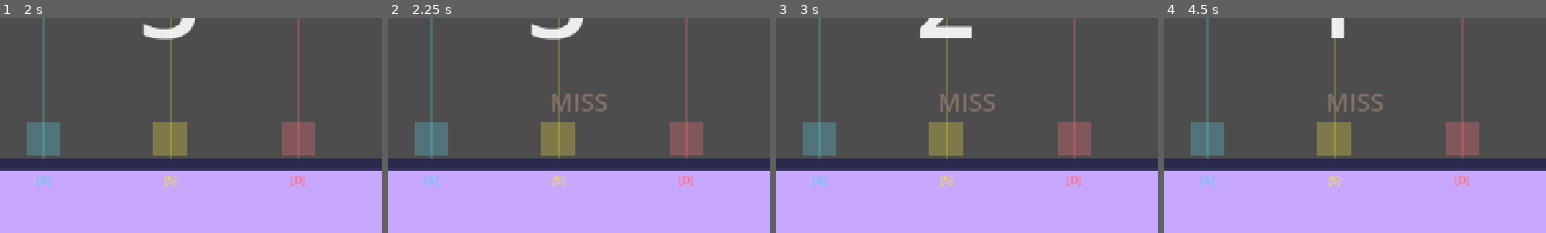
Above: before the commit, frames 1-4 (left to right).
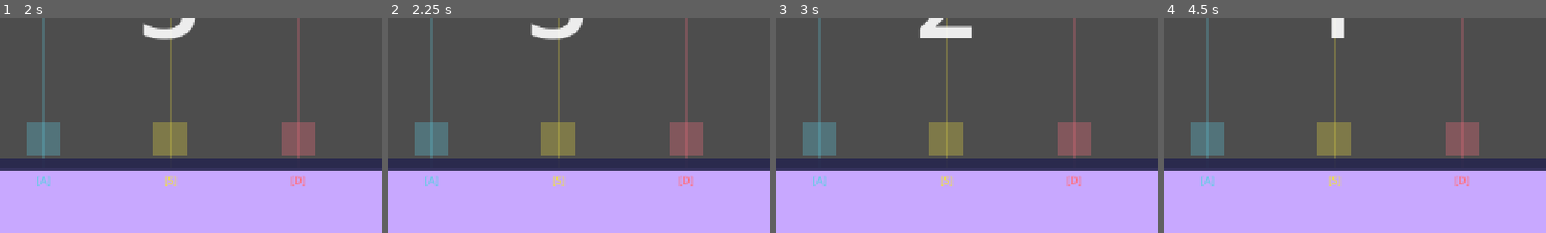
Above: after the commit, the same moments.

Repository: Maxx-bl/maxiflop
Game: Godot game, scene res://scenes/MainMenu.tscn
Two runs of this game, one before a commit and one after it. Both use one fixed random seed, a clock stepped at 60 frames per second and the inputs below.
Inputs:
- Up to frame 1 (2 s): tap Enter at 0.5 s; hold D 0.53-1.25 s; click "Play" at 1.25 s
- Up to frame 2 (2.25 s): tap Space at 2 s; hold S from 2.03 s (still down)
- Up to frame 3 (3 s): release S at 2.78 s; hold D from 2.78 s (still down)
- Up to frame 4 (4.5 s): tap Enter at 4.25 s; release D at 4.28 s; hold A from 4.28 s (still down)
The pictures show only the part of the screen within x 11-61%, y 50-100%; the shares and areas given below are measured in that part.

Frame 1 is identical in both runs. In frame 2, 0.5% of the frame differs, in the area x 43-58%, y 35-44%; in frame 3, 0.5%; in frame 4, 0.5%.

Commit message:
click window fixed

Diff:
--- a/maxiflop-src/scripts/GameManager.gd
+++ b/maxiflop-src/scripts/GameManager.gd
@@ -11,7 +11,7 @@
 const SCORE_BAD := 50
 const SCORE_MISS := 0
 
-const WINDOW_PERFECT := 0.08
+const WINDOW_PERFECT := 0.05
 const WINDOW_GOOD := 0.15
 const WINDOW_BAD := 0.25
 
--- a/maxiflop-src/scripts/GameScreen.gd
+++ b/maxiflop-src/scripts/GameScreen.gd
@@ -13,7 +13,7 @@
 @onready var count_down: Label = $HUD/CountdownLabel
 @onready var result_panel: Control = $HUD/ResultPanel
 
-@export var song_duration: float = 10.0
+@export var song_duration: float = 30.0
 
 var countdown_time: float = 3.0
 var is_counting_down: bool = true
@@ -89,16 +89,16 @@
 
 	match result:
 		"PERFECT":
-			feedback_label.text = "✦ PERFECT ✦"
+			feedback_label.text = "PERFECT !!"
 			feedback_label.modulate = Color("#84FFC9")
 		"GOOD":
-			feedback_label.text = "GOOD"
+			feedback_label.text = "GOOD :)"
 			feedback_label.modulate = Color("#AAB2FF")
 		"BAD":
-			feedback_label.text = "BAD"
+			feedback_label.text = "BAD :/"
 			feedback_label.modulate = Color("#F0E040")
 		"MISS":
-			feedback_label.text = "MISS"
+			feedback_label.text = "MISS :("
 			feedback_label.modulate = Color("#FF7081")
 
 	var tween := create_tween()
@@ -118,15 +118,8 @@
 func _unhandled_key_input(event: InputEvent) -> void:
 	if not event.pressed:
 		return
-	match event.keycode:
-		KEY_A:
-			hit_zone.press_button(0)
-		KEY_S:
-			hit_zone.press_button(1)
-		KEY_D:
-			hit_zone.press_button(2)
-		KEY_ESCAPE:
-			get_tree().change_scene_to_file("res://scenes/MainMenu.tscn")
+	if event.keycode == KEY_ESCAPE:
+		get_tree().change_scene_to_file("res://scenes/MainMenu.tscn")
 
 func _on_btn_blue_pressed() -> void: hit_zone.press_button(0)
 func _on_btn_yellow_pressed() -> void: hit_zone.press_button(1)
--- a/maxiflop-src/scripts/HitZone.gd
+++ b/maxiflop-src/scripts/HitZone.gd
@@ -57,7 +57,7 @@
 		return
 
 	var closest_note = notes_nearby[0]
-	var timing_error: float = abs(closest_note.position.y - hit_y) / closest_note.fall_speed
+	var timing_error: float = abs(closest_note.position.y - hit_y) / 560.0
 	var result := GameManager.register_hit(timing_error, true)
 	closest_note.hit_animation(result)
 
--- a/maxiflop-src/scripts/NoteSpawner.gd
+++ b/maxiflop-src/scripts/NoteSpawner.gd
@@ -111,7 +111,7 @@
 			continue
 		if note.color == col:
 			var dist = abs(note.position.y - hit_y_pos)
-			if dist <= 80:
+			if dist <= 50:
 				result.append(note)
 	result.sort_custom(func(a, b): return abs(a.position.y - hit_y_pos) < abs(b.position.y - hit_y_pos))
 	return result
